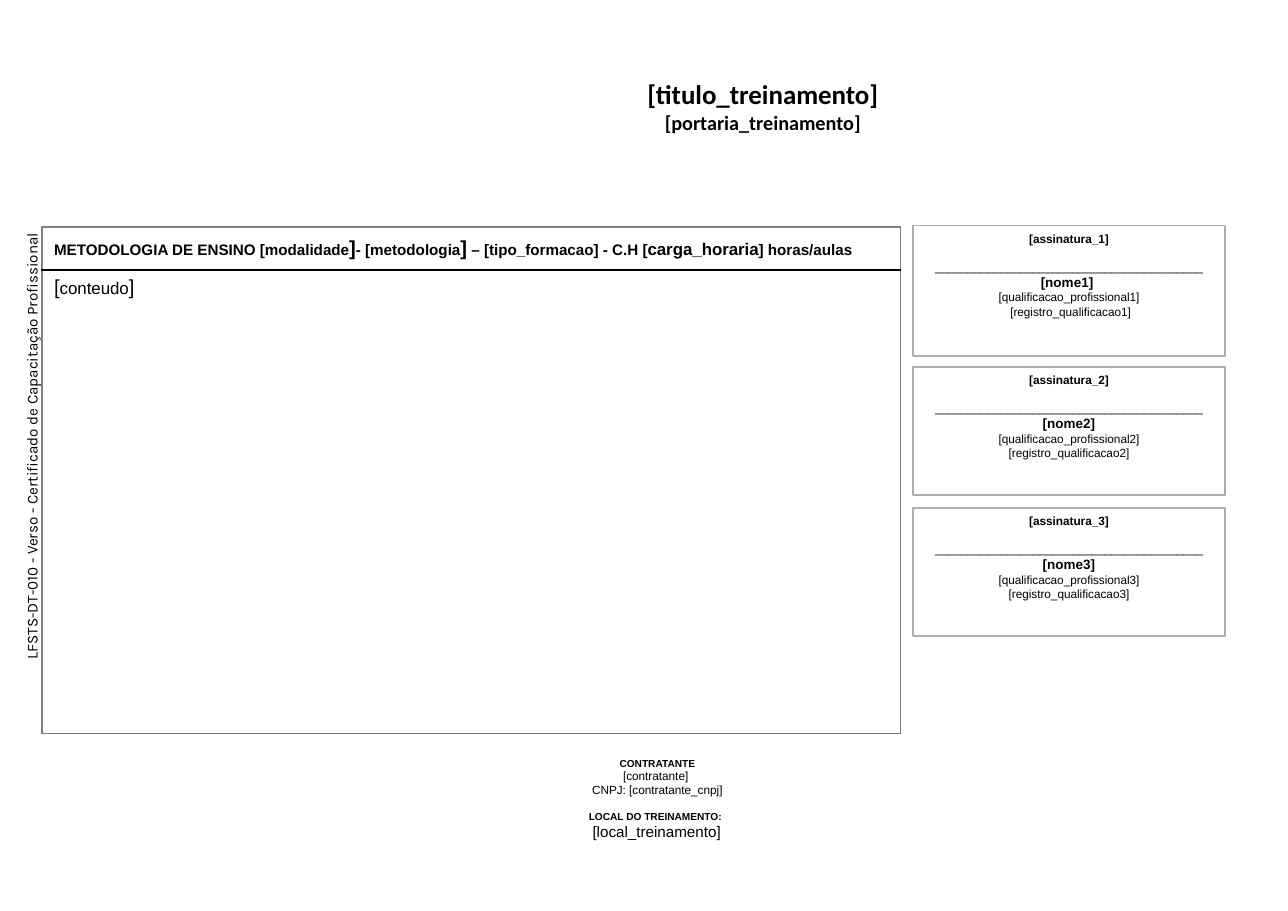
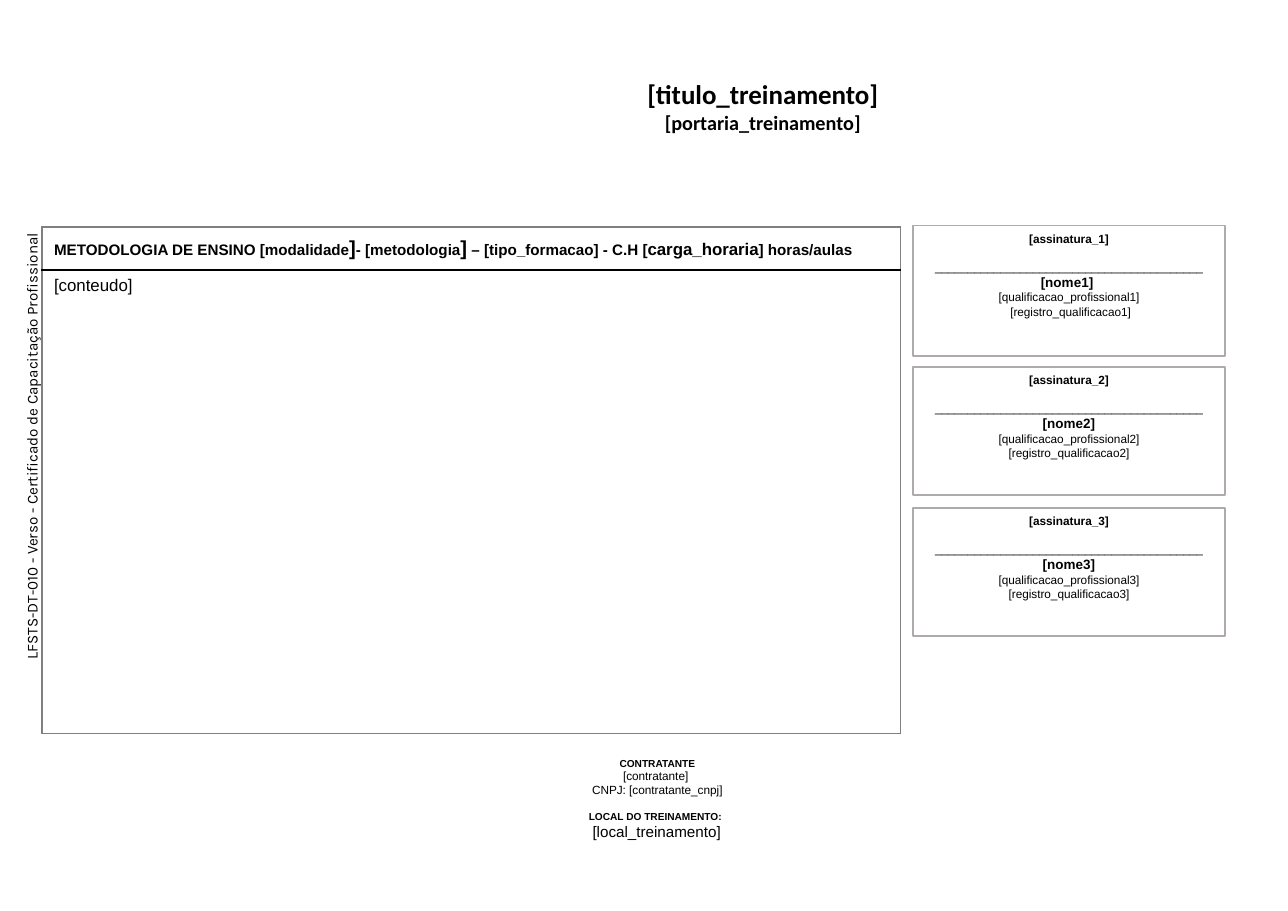
Before and after one commit to Programateca/lfsoares-front, a slide deck: slide 1 of public/templates/verso-3a.pptx. Drawn at 1288x911 pixels with LibreOffice and Linux fonts; fonts in the diff are those of the drawing; background and template pictures are left out. Boxes give left, top, right and bottom in pixels: in the first picture for what was removed or moved away, otherwise in the second. Text is boxed around its words. In the diff, an @@ line names an element or a change of style, - is before the commit and + after.

Commit message:
chore: update verso-3a.pptx template file

```diff
--- a/public/templates/verso-3a.pptx
+++ b/public/templates/verso-3a.pptx
@@ table at box(42, 227, 901, 733) @@
@@ size 12 to 10 pt in "[conteudo]" @@
```
